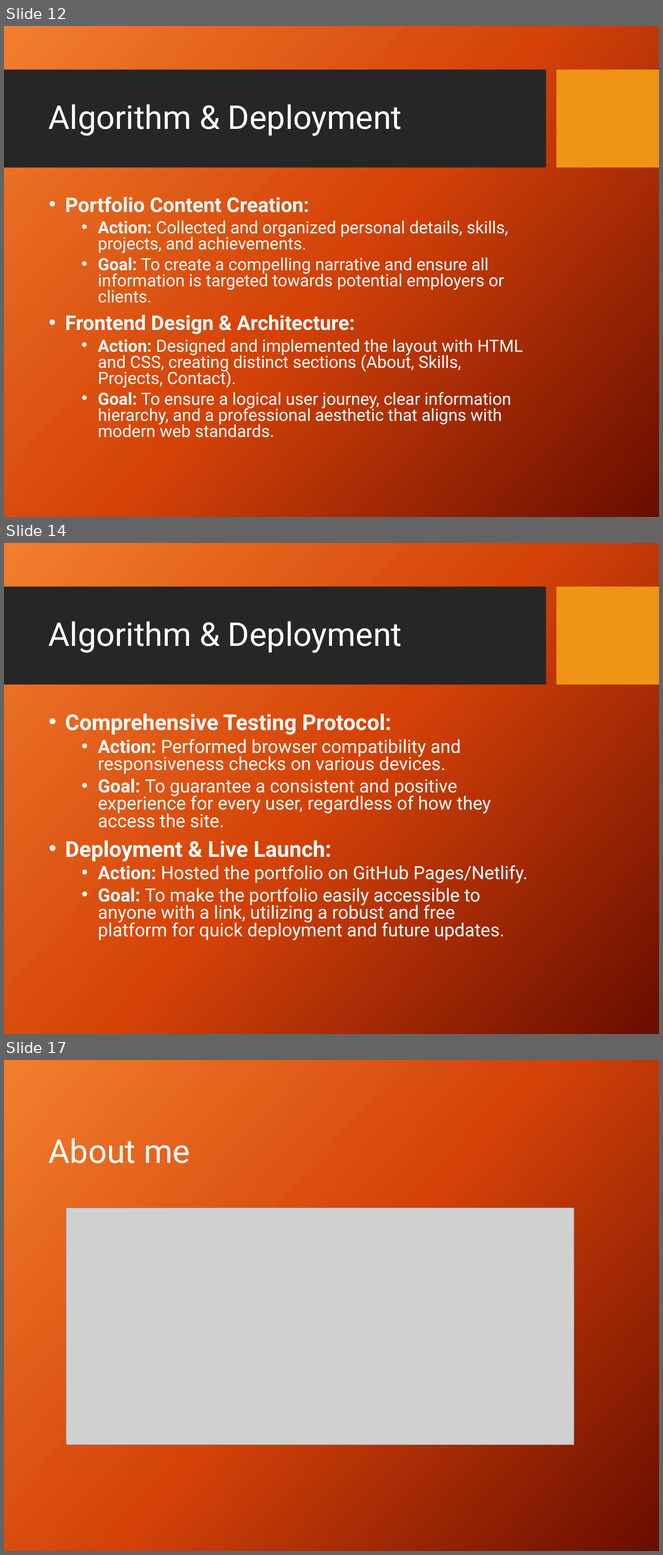
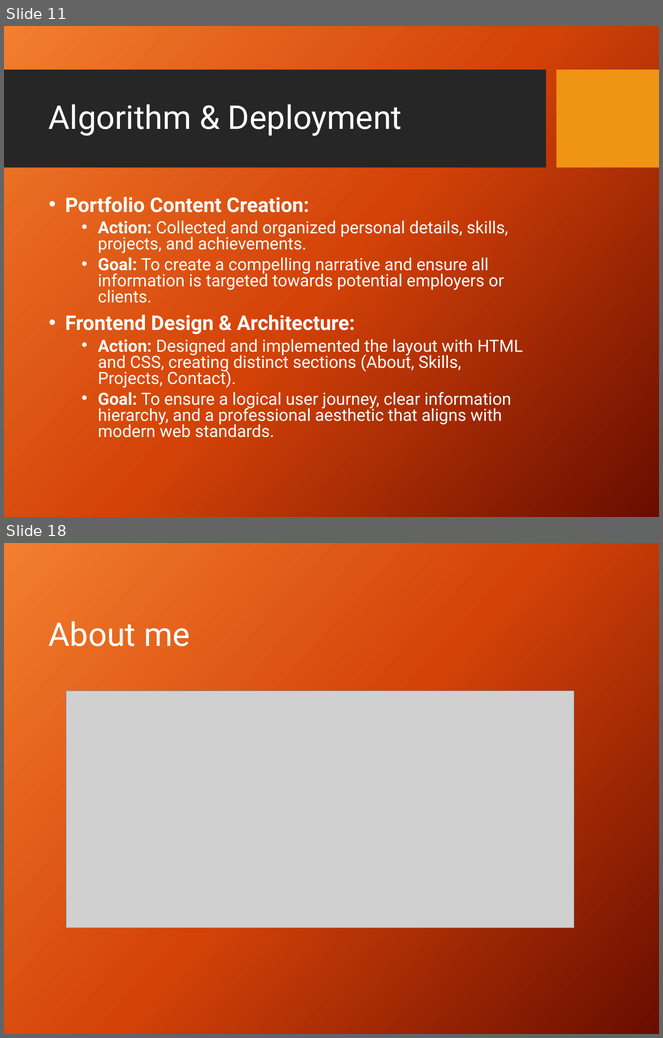
Before and after one commit to kuldeepin3/portfolio-capstone-edunet, a slide deck: Interactive_Portfolio_Presentation (1).pptx. Shown one above the other, each under a label of ours: slides 12, 14 and 17 before the commit, slides 11 and 18 after it; the slides between them are not shown. The pictures are 663x1555 and 663x1038 pixels, drawn with LibreOffice and Linux fonts; fonts in the diff are those of the drawing; grey boxes stand for pictures; background and template pictures are left out. Boxes give left, top, right and bottom in pixels: in the first picture for what was removed or moved away, otherwise in the second. Text is boxed around its words. In the diff, an @@ line names an element or a change of style, - is before the commit and + after.

```diff
--- a/Interactive_Portfolio_Presentation (1).pptx
+++ b/Interactive_Portfolio_Presentation (1).pptx
@@ slide 14 removed at (4, 543, 659, 1034), background picture (left out); not listed: 2 template elements that a slide beside it also shows @@
@@ title removed at (49, 621, 402, 653) @@
-Algorithm & Deployment
@@ text removed at (65, 714, 528, 941) @@
-• Comprehensive Testing Protocol:
-  • Action: Performed browser compatibility and responsiveness checks on various devices.
-  • Goal: To guarantee a consistent and positive experience for every user, regardless of how they access the site.
-• Deployment & Live Launch:
-  • Action: Hosted the portfolio on GitHub Pages/Netlify.
-  • Goal: To make the portfolio easily accessible to anyone with a link, utilizing a robust and free platform for quick deployment and future updates.
@@ what was slide 12 is now slide 11 @@
@@ what was slide 17 is now slide 18 @@
```
Also in this commit, not shown: 6 slides changed, 6 slides added, 6 other slides removed.
